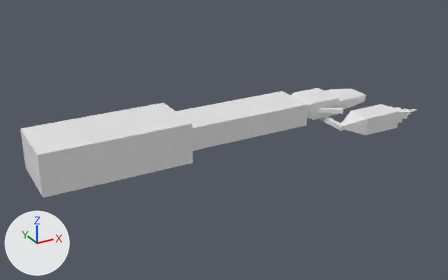
An edit to the Blender file Assets/Blender Files/arm_with_drill.blend, drawn before and after from the same camera.
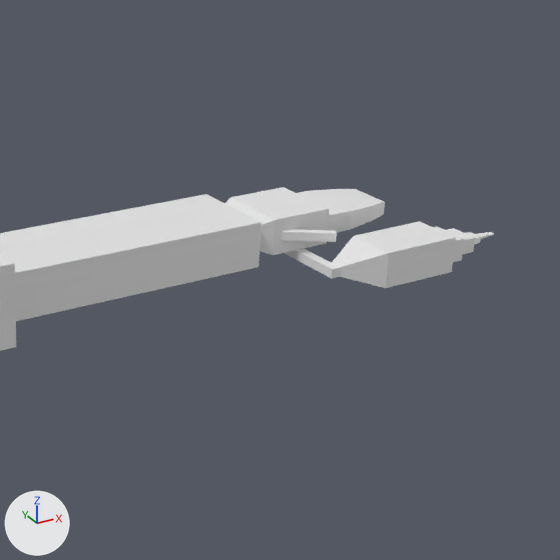
Each version is shown whole from a 50 mm lens placed at (-0.27, -3.14, 1.45), pointed at (1.46, 0.0, -0.12), then close up on the part from 41% to 100% of the width and 0% to 94% of the height. The axes (+X, +Y, +Z) are drawn at lower left. The lights are the same throughout.
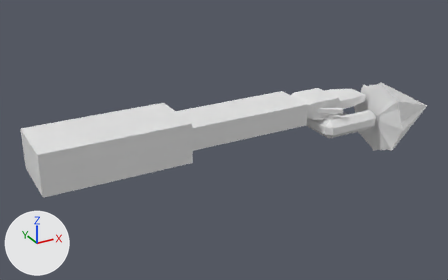
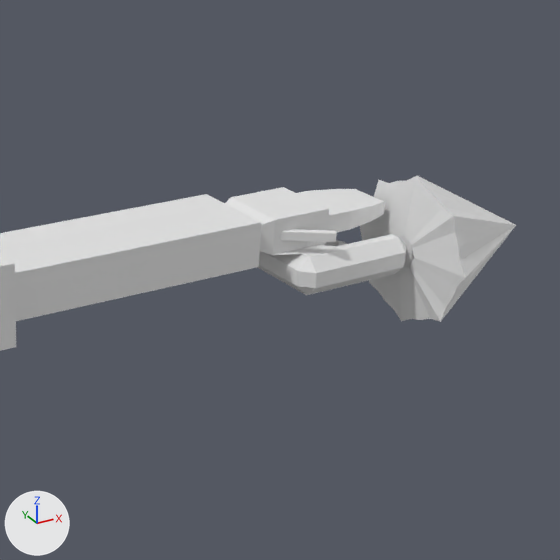
Pixel boxes [x1, y1, x2, y2] of what changed, in the close-ups (560 x 560 px):
'Cube', reshaped
    before: [0, 187, 494, 351]
    after: [0, 176, 516, 351]
part 1 of me_cube_001, built on
    before: [285, 221, 494, 288]
    after: [257, 176, 516, 322]

Patch to the scene script:
```diff
--- a/Assets/Blender Files/arm_with_drill.blend.py
+++ b/Assets/Blender Files/arm_with_drill.blend.py
@@ me_cube_001 @@
 # used by ob_cube; location = (0.493, 0.0, 0.0); scale = (0.747, 0.747, 0.747)
-me_cube_001.from_pydata(...)  # 230 vertices, 129 faces; spans x -0.29..3.11, y -0.47..0.29, z -0.17..0.16
+me_cube_001.from_pydata(...)  # 389 vertices, 272 faces; spans x -0.29..3.37, y -0.57..0.29, z -0.5..0.18
+# me_cube_001 part 1
+# 65 faces are deleted
+# 110 vertices are added at x 2.16..3.37, y -0.57..0.21, z -0.5..0.18
+# 24 new vertices lie (0.0, 0.0, 0.07) away from vertices in x 2.16..2.73, y -0.3..0.21, z -0.2
+# 6 new vertices lie (0.0, 0.05, 0.05) away from vertices in x 2.21..2.68, y -0.3, z -0.13
+# 7 new vertices lie (0.0, 0.04, 0.0) away from vertices in x 2.21..2.73, y -0.25..-0.21, z -0.2..-0.08
+# 6 new vertices lie (0.0, 0.05, -0.05) away from vertices in x 2.21..2.68, y -0.3, z -0.2
+# 6 new vertices lie (0.0, 0.04, 0.0) away from vertices in x 2.21..2.68, y -0.25, z -0.25
+# 208 new faces join them
```
